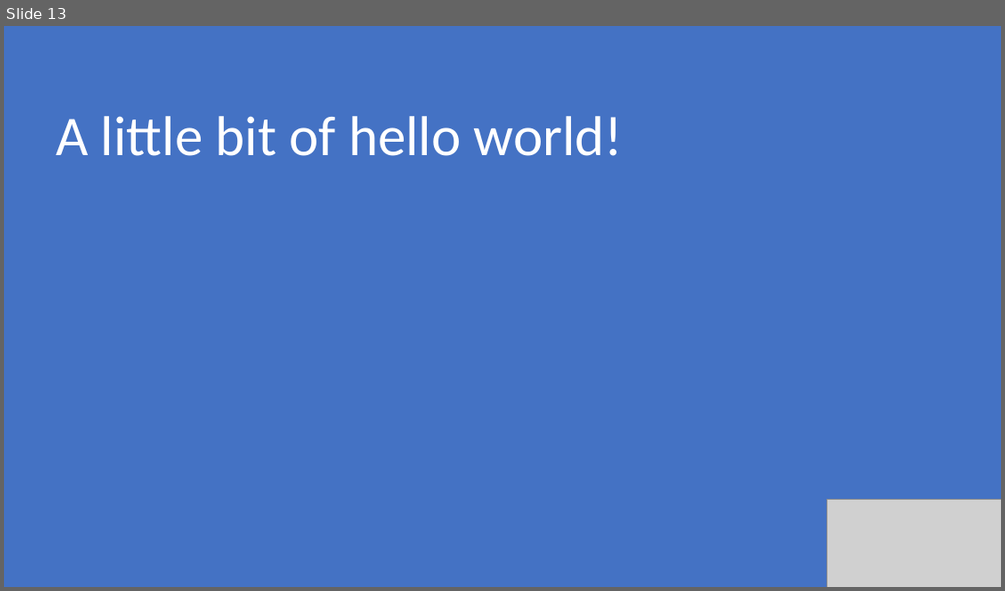
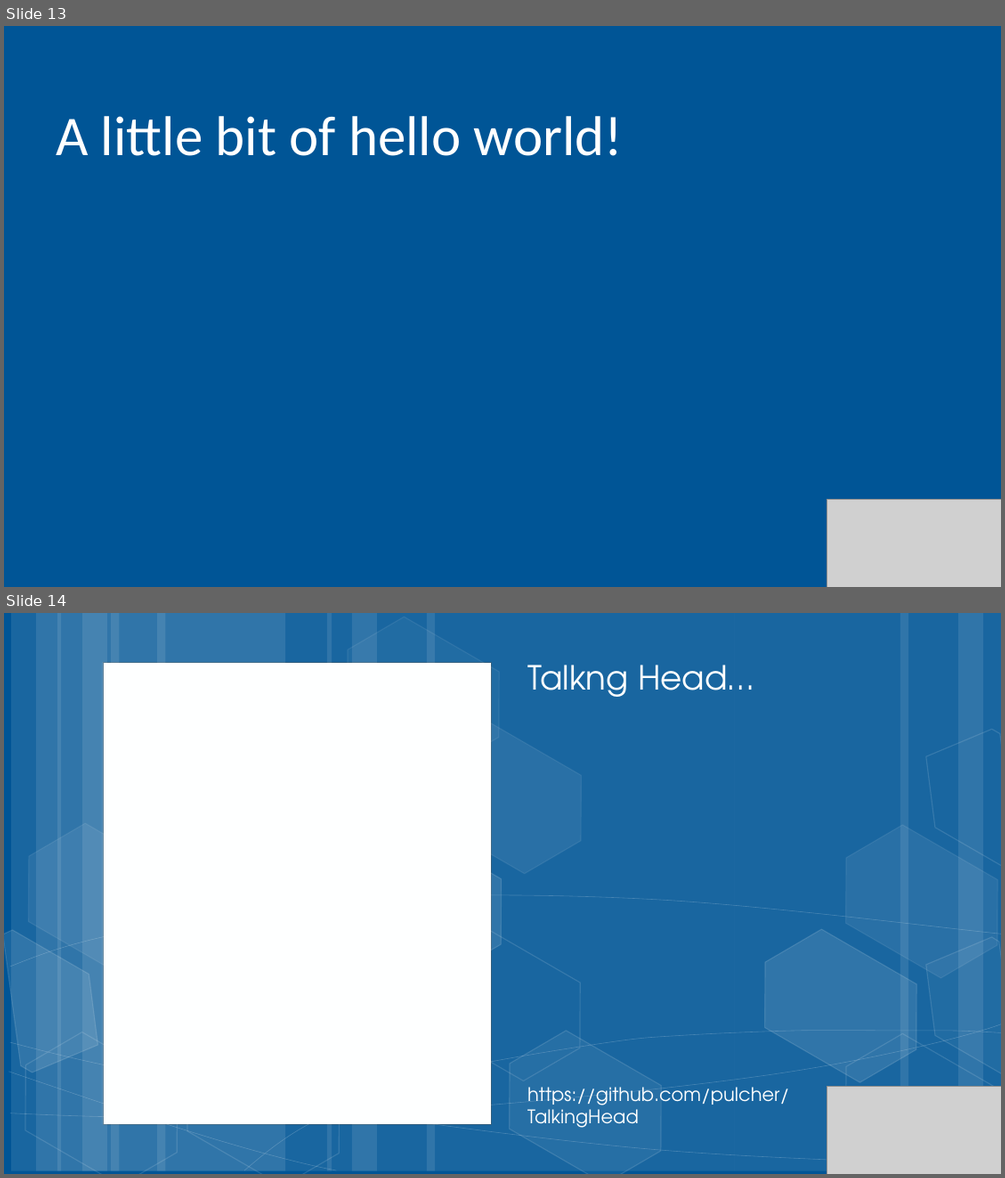
Before and after one commit to pulcher/dotnet-5-with-a-slice-of-pi, a slide deck: dotet-4-with-a-slice-of-pi.pptx. Shown one above the other, each under a label of ours: slide 13 before the commit, slides 13 and 14 after it. The pictures are 1005x591 and 1005x1178 pixels, drawn with LibreOffice and Linux fonts; fonts in the diff are those of the drawing; grey boxes stand for pictures; background and template pictures are left out. Boxes give left, top, right and bottom in pixels: in the first picture for what was removed or moved away, otherwise in the second. Text is boxed around its words. In the diff, an @@ line names an element or a change of style, - is before the commit and + after.

Commit message:
got my talk in my head.... getting on the slides now

```diff
--- a/dotet-4-with-a-slice-of-pi.pptx
+++ b/dotet-4-with-a-slice-of-pi.pptx
@@ slide 14 added at (x1=4, y1=613, x2=1001, y2=1174), background #005596 @@
@@ rectangle added at (x1=103, y1=662, x2=491, y2=1125), fill #FFFFFF, outline #1B4D70 0.25 pt @@
@@ text added at (x1=527, y1=665, x2=754, y2=697), 32 pt, text #FEFFFF @@
+Talkng Head…
@@ group added at (x1=4, y1=613, x2=1001, y2=1174): 14 hexagons, 12 rectangles, 8 freeform shapes @@
@@ text added at (x1=527, y1=1086, x2=789, y2=1127), 18 pt, text #FEFFFF @@
+https://github.com/pulcher/TalkingHead
@@ picture added at (x1=826, y1=1086, x2=1001, y2=1174) @@
@@ slide 13 changed as well @@
@@ background #4472C4 to #005596 @@
```
Also in this commit, not shown: 11 other slides changed, 3 other slides added, 4 slides removed, 3 other files.
